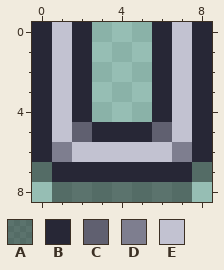
Pixel-art sprite -- assets/window.png. The first picture shows the starting point.
The file is 90x90 pixels, drawn in blocks of 10x10; one block is one cell here.
Palette (. is transparent): A #00000064  B #272736  C #606070  D #7e7e8f  E #c2c2d1
Pixels before, first column x 0:
0 BEB...BEB
1 BEB...BEB
2 BEB...BEB
3 BEB...BEB
4 BEB...BEB
5 BECBBBCEB
6 BDEEEEEDB
7 ABBBBBBBA
8 .AAAAAAA.
Now the later version:
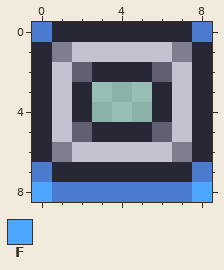
Colours new in this view: F #4da6ff
Changes in this commit:
Colour A changes from #00000064 to #4b7cd0.
Colour B becomes colour A in row 0 at x 0 and 8.
The author put colour B in row 0 at x 3 to 5; in row 2 at x 3 to 5.
Colour E becomes colour B in row 0 at x 1 and 7.
Colour B becomes colour C in row 2 at x 2 and 6.
Colour E becomes colour D in row 1 at x 1 and 7.
The author put colour E in row 1 at x 3 to 5.
Colour B becomes colour E in row 1 at x 2 and 6.
The author put colour F in row 8 at x 0 and 8.
Boxes around the changes in both pictures, in picture pixels (x1, y1, x2, y2):
changed: (32, 22, 212, 82)
changed: (32, 162, 212, 202)
